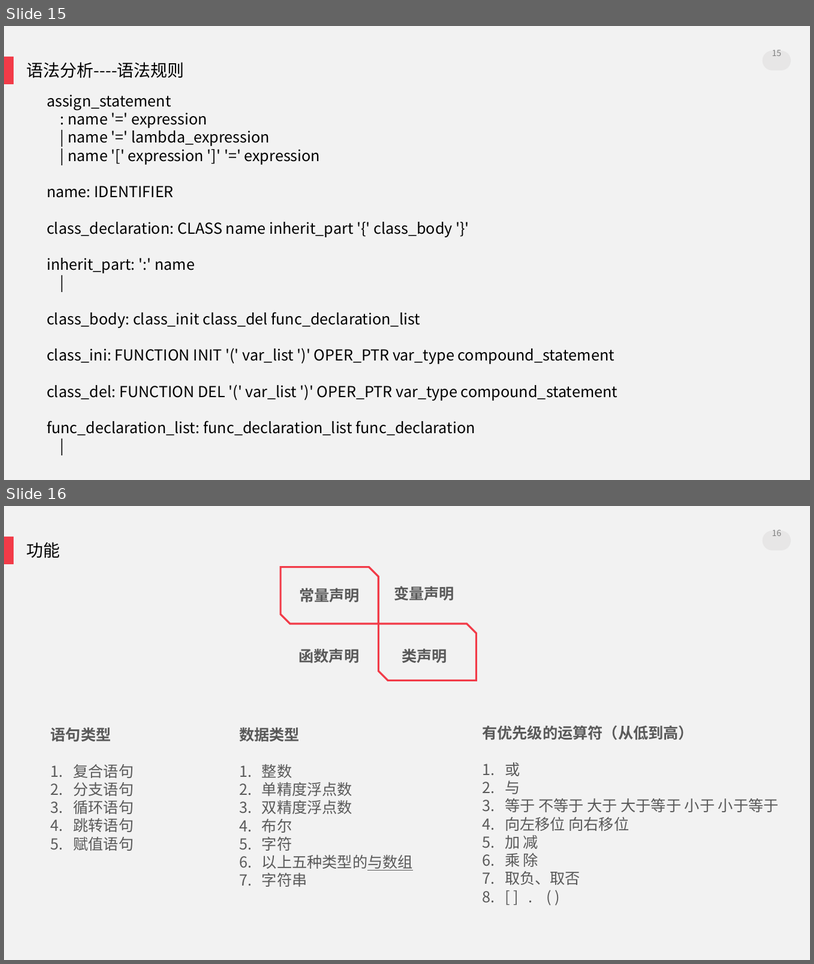
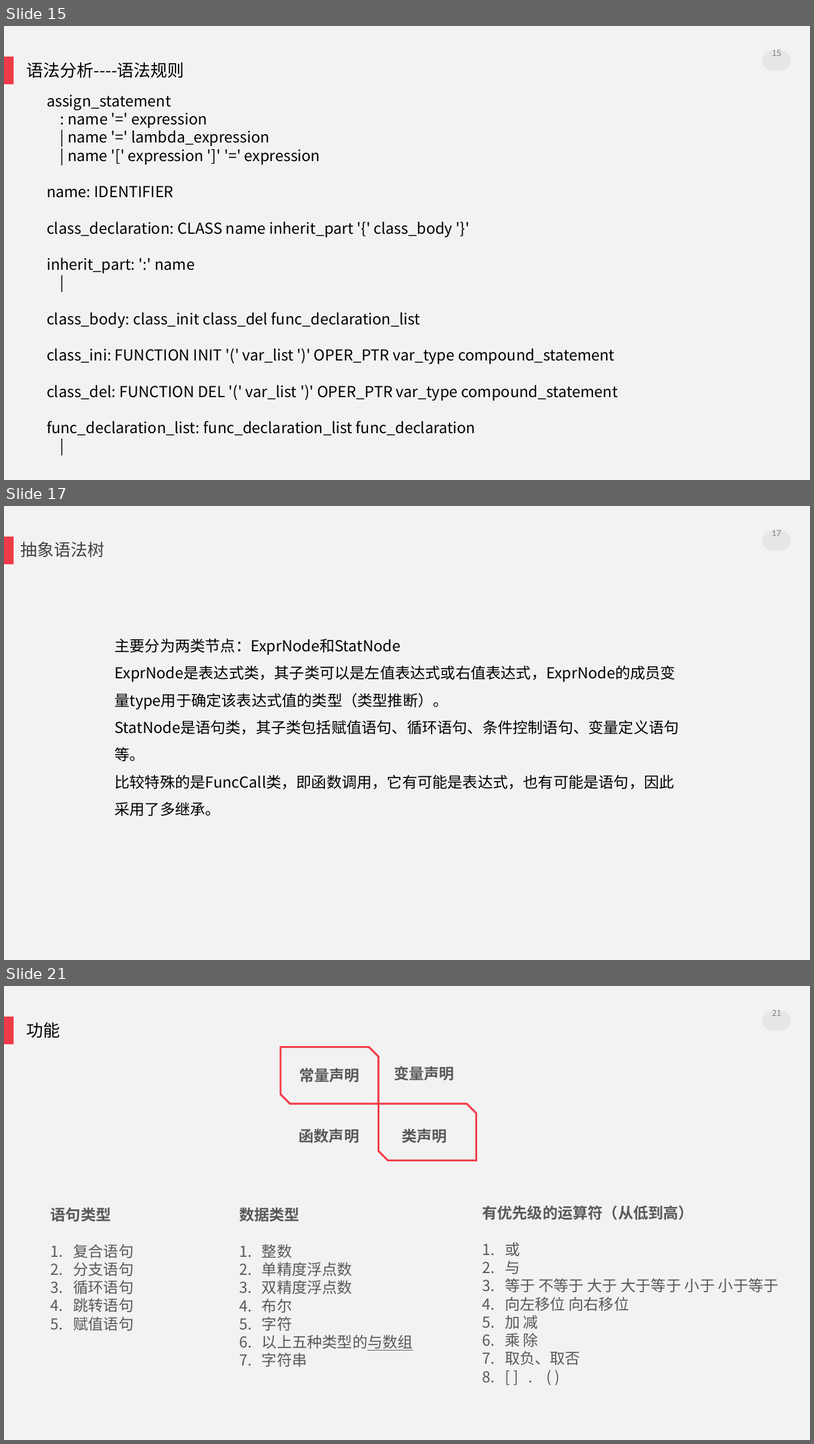
Before and after one commit to Skyminers/SkyCompiler, a slide deck: doc/SkyCompiler.pptx. Shown one above the other, each under a label of ours: slides 15 and 16 before the commit, slides 15, 17 and 21 after it; the slides between them are not shown. The pictures are 814x964 and 814x1444 pixels, drawn with LibreOffice and Linux fonts; fonts in the diff are those of the drawing. Boxes give left, top, right and bottom in pixels: in the first picture for what was removed or moved away, otherwise in the second. Text is boxed around its words. In the diff, an @@ line names an element or a change of style, - is before the commit and + after.

```diff
--- a/doc/SkyCompiler.pptx
+++ b/doc/SkyCompiler.pptx
@@ slide 17 added at (4, 506, 810, 960), background #F2F2F2; not listed: 2 template elements that a slide beside it also shows @@
@@ text added at (21, 541, 105, 558), 20 pt, text #404040 @@
+抽象语法树
@@ page number added at (772, 530, 782, 536), 10 pt, text #808080 @@
+17
@@ text added at (115, 638, 680, 816), 18 pt, text #000000 @@
+主要分为两类节点：ExprNode和StatNode
+ExprNode是表达式类，其子类可以是左值表达式或右值表达式，ExprNode的成员变量type用于确定该表达式值的类型（类型推断）。
+StatNode是语句类，其子类包括赋值语句、循环语句、条件控制语句、变量定义语句等。
+比较特殊的是FuncCall类，即函数调用，它有可能是表达式，也有可能是语句，因此采用了多继承。
@@ what was slide 16 is now slide 21 @@
@@ page number at (773, 1010, 782, 1016): text changed @@
-16
+21
```
Also in this commit, not shown: 4 other slides added, 1 other file.
